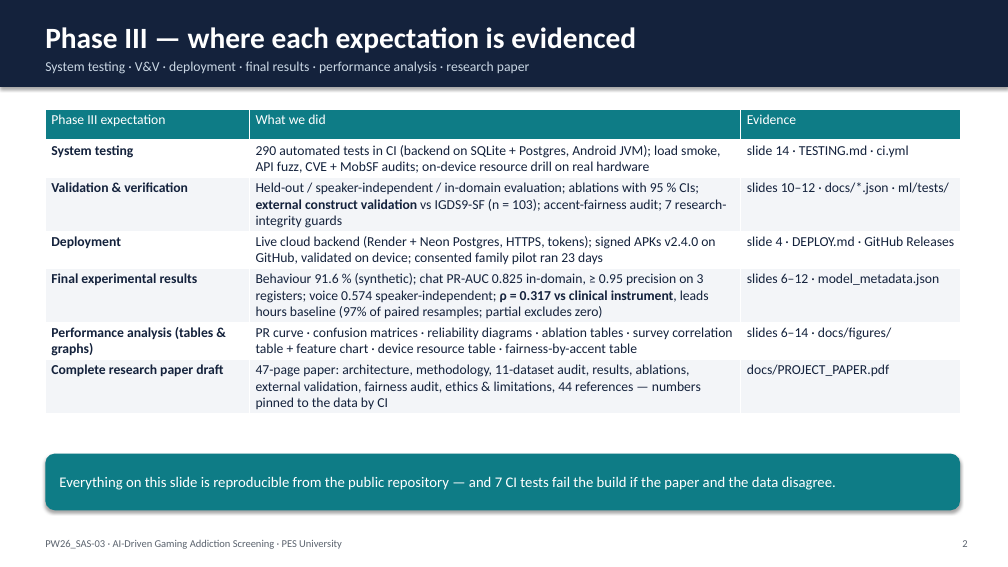
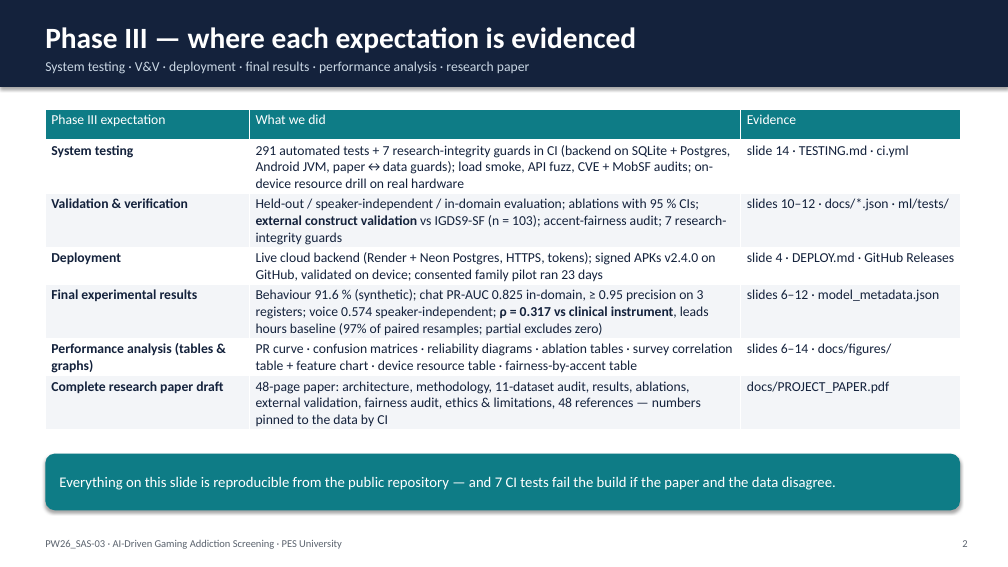
Before and after one commit to kaustubhagarwal21/gaming-addiction-detection-capstone, a slide deck: slide 2 of docs/DEFENSE_DECK.pptx. Drawn at 1008x567 pixels with LibreOffice and Linux fonts; fonts in the diff are those of the drawing. Boxes give left, top, right and bottom in pixels: in the first picture for what was removed or moved away, otherwise in the second. Text is boxed around its words. In the diff, an @@ line names an element or a change of style, - is before the commit and + after.

```diff
--- a/docs/DEFENSE_DECK.pptx
+++ b/docs/DEFENSE_DECK.pptx
@@ table at <box>45,110,960,430</box> @@
-row 2, column 2: 290 automated tests in CI (backend on SQLite + Postgres, Android JVM); load smoke, API fuzz, CVE + MobSF audits; on-device resource drill on real hardware
+row 2, column 2: 291 automated tests + 7 research-integrity guards in CI (backend on SQLite + Postgres, Android JVM, paper↔data guards); load smoke, API fuzz, CVE + MobSF audits; on-device resource drill on real hardware
-row 7, column 2: 47-page paper: architecture, methodology, 11-dataset audit, results, ablations, external validation, fairness audit, ethics & limitations, 44 references — numbers pinned to the data by CI
+row 7, column 2: 48-page paper: architecture, methodology, 11-dataset audit, results, ablations, external validation, fairness audit, ethics & limitations, 48 references — numbers pinned to the data by CI
```
Also in this commit, not shown: 3 other slides changed, 16 other files.
